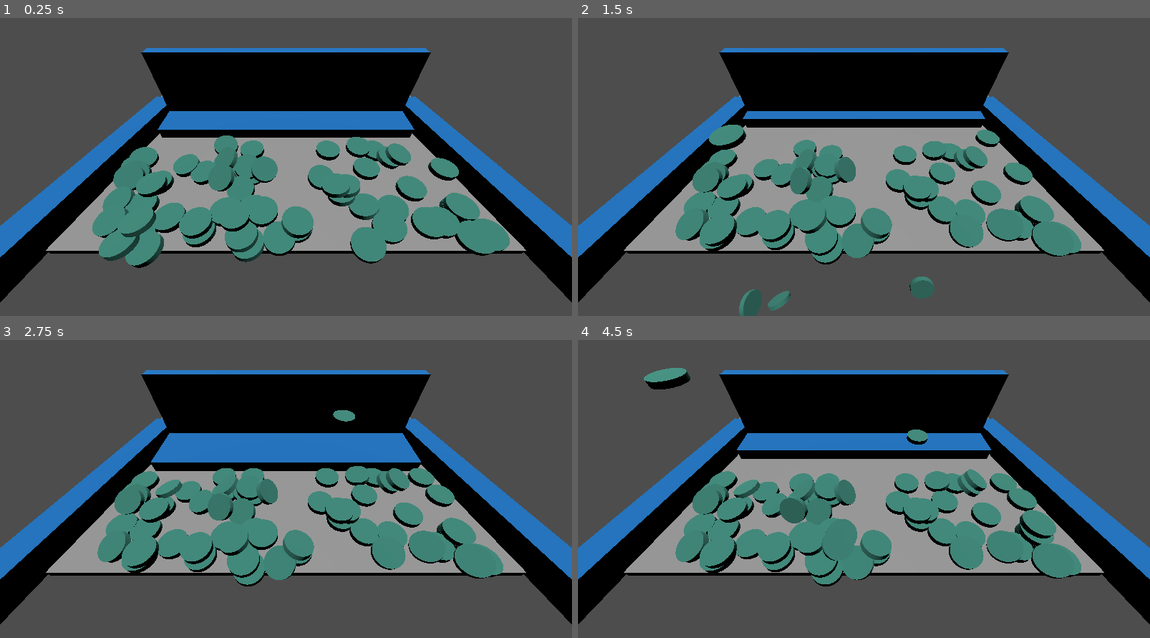
Above: before the commit, frames 1-4 (two rows, left to right).
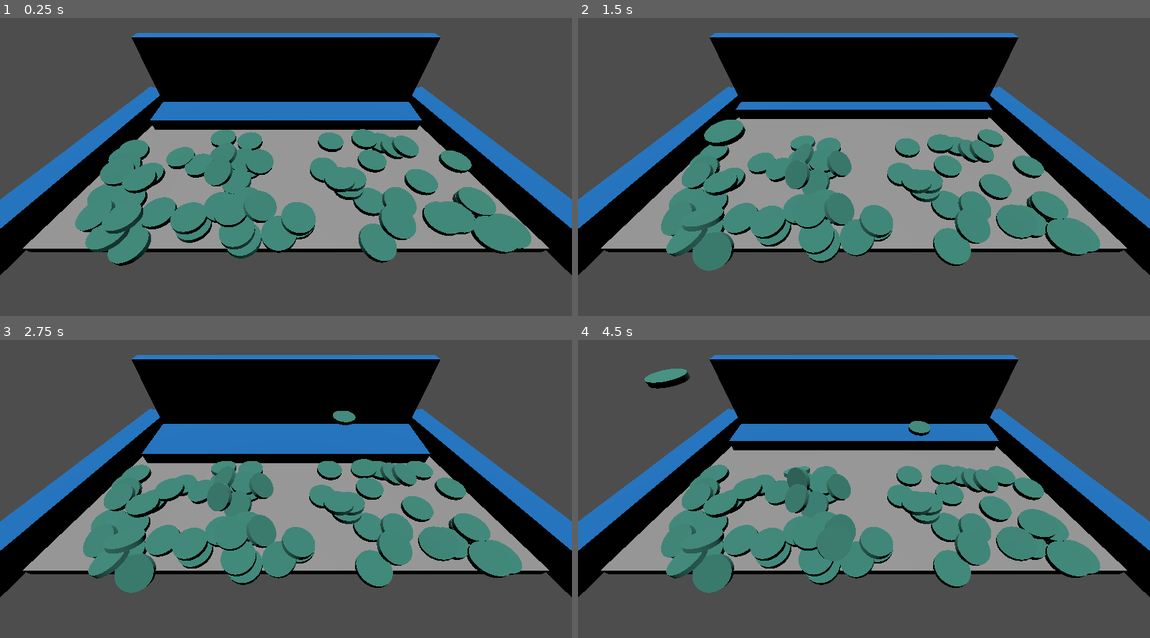
Above: after the commit, the same moments.

Repository: kennethbchen/Coin-Pusher-Game
Game: Godot game, scene res://Game.tscn
The game is run twice, just before and just after one commit, with the same random seed, the same clock (stepped at 60 frames per second) and the same inputs.
Inputs (mouse positions are in pixels of both pictures, inside the frame that each line leads up to):
- Up to frame 1 (0.25 s): no input
- Up to frame 2 (1.5 s): move the mouse to (989, 140) at 0.52 s; press the mouse at (989, 140) at 0.53 s; move the mouse to (749, 169) at 1.27 s; release the mouse at (749, 169) at 1.28 s; click (749, 169) at 1.35 s
- Up to frame 3 (2.75 s): move the mouse to (343, 405) at 2.02 s; press the mouse at (343, 405) at 2.03 s
- Up to frame 4 (4.5 s): move the mouse to (835, 542) at 2.77 s; release the mouse at (835, 542) at 2.78 s; click (835, 542) at 2.85 s; move the mouse to (1035, 524) at 3.52 s; press the mouse at (1035, 524) at 3.53 s; move the mouse to (692, 429) at 4.27 s; release the mouse at (692, 429) at 4.28 s; click (692, 429) at 4.35 s

The runs differ from the first frame. In frame 1, 29% of the frame differs, in the area x 0-100%, y 5-96%; in frame 2, 30%; in frame 3, 29%; in frame 4, 30%.

Commit message:
Changed token size

Diff:
--- a/Game.tscn
+++ b/Game.tscn
@@ -50,7 +50,7 @@
 [node name="Env" type="Node" parent="."]
 
 [node name="Camera3D" type="Camera3D" parent="Env"]
-transform = Transform3D(-1, 2.96134e-08, -8.22544e-08, -3.9863e-08, 0.682917, 0.730496, 7.78054e-08, 0.730496, -0.682917, 0, 6.98721, -5.27219)
+transform = Transform3D(-1, 2.96134e-08, -8.22544e-08, -3.9863e-08, 0.682917, 0.730496, 7.78054e-08, 0.730496, -0.682917, 0, 6.353, -5.121)
 
 [node name="DirectionalLight3D" type="DirectionalLight3D" parent="Env"]
 transform = Transform3D(1, 0, 0, 0, 0.0991287, 0.995075, 0, -0.995075, 0.0991287, -0.00509369, 8.25412, 0.0035336)
@@ -73,6 +73,7 @@
 transform = Transform3D(1, 0, 0, 0, 1, 0, 0, 0, 1, 0, 0.156359, 5.67861)
 physics_material_override = SubResource("PhysicsMaterial_mbf4w")
 script = ExtResource("3_usv3y")
+enabled = false
 push_direction = Vector3(0, 0, -1)
 push_distance = 2.0
 push_frequency = 1.5
--- a/Scenes/Token.tscn
+++ b/Scenes/Token.tscn
@@ -7,26 +7,25 @@
 
 [sub_resource type="CylinderMesh" id="CylinderMesh_11f54"]
 material = ExtResource("1_usiua")
-height = 0.2
+height = 0.15
 
 [sub_resource type="BoxShape3D" id="BoxShape3D_3j24m"]
-size = Vector3(0.707107, 0.2, 0.707107)
+size = Vector3(0.707107, 0.15, 0.707107)
 
 [sub_resource type="BoxShape3D" id="BoxShape3D_y7veg"]
-size = Vector3(0.707107, 0.2, 0.707107)
+size = Vector3(0.707107, 0.15, 0.707107)
 
 [sub_resource type="BoxShape3D" id="BoxShape3D_b8kcg"]
-size = Vector3(0.707107, 0.2, 0.707107)
+size = Vector3(0.707107, 0.15, 0.707107)
 
 [sub_resource type="BoxShape3D" id="BoxShape3D_8rm55"]
-size = Vector3(0.707107, 0.2, 0.707107)
+size = Vector3(0.707107, 0.15, 0.707107)
 
 [node name="Token" type="RigidBody3D"]
-mass = 0.02
+mass = 0.01
 physics_material_override = SubResource("PhysicsMaterial_2hsnt")
 continuous_cd = true
 script = ExtResource("1_y4slo")
-num_box_colliders = 4
 
 [node name="MeshInstance3D" type="MeshInstance3D" parent="."]
 mesh = SubResource("CylinderMesh_11f54")
--- a/Scripts/Token.gd
+++ b/Scripts/Token.gd
@@ -11,8 +11,8 @@
 # Instead, we approximate the cylinder with box collision shapes
 # However, adding multiple collision shapes appears to do a strange thing:
 # The pusher doesn't apply friction to the token sometimes
-@export_range(1, 8) var num_box_colliders = 2
-@export_range(0.001, 10, 0.001, "or_greater") var height: float = 0.2
+@export_range(1, 8) var num_box_colliders = 4
+@export_range(0.001, 10, 0.001, "or_greater") var height: float = 0.15
 @export_range(0.001, 10, 0.001, "or_greater") var radius: float = 0.5
 
 var cylinder_mesh: CylinderMesh
